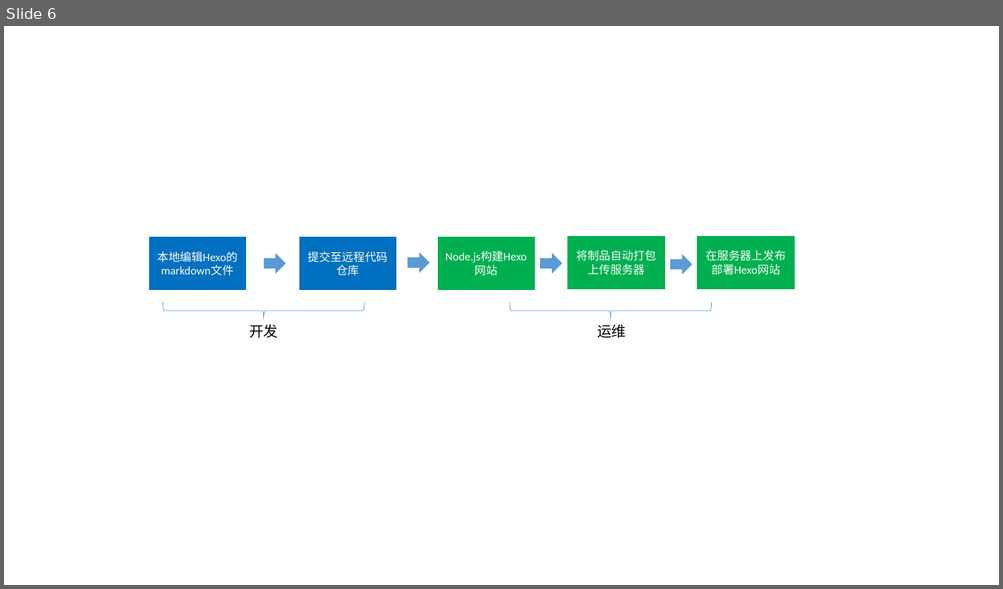
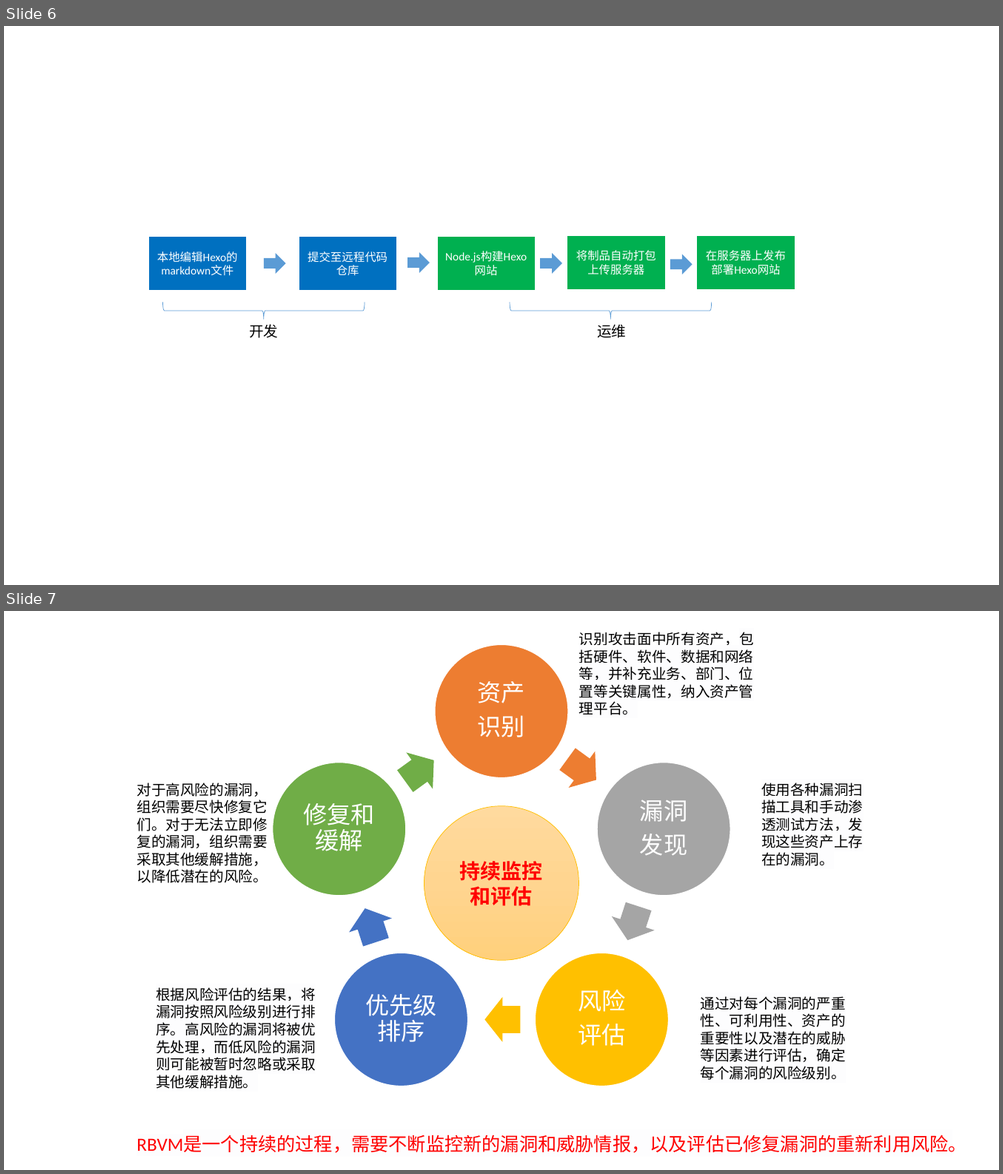
Before and after one commit to xiejava1018/xiejavaimagesrc, a slide deck: images/2024/画图.pptx. Shown one above the other, each under a label of ours: slide 6 before the commit, slides 6 and 7 after it. The pictures are 1003x589 and 1003x1174 pixels, drawn with LibreOffice and Linux fonts; fonts in the diff are those of the drawing. Boxes give left, top, right and bottom in pixels: in the first picture for what was removed or moved away, otherwise in the second. Text is boxed around its words. In the diff, an @@ line names an element or a change of style, - is before the commit and + after.

```diff
--- a/images/2024/画图.pptx
+++ b/images/2024/画图.pptx
@@ slide 7 added at (4,611,999,1170), background #FFFFFF @@
@@ text added at (579,632,754,715), 14 pt, text #000000 @@
+识别攻击面中所有资产，包括硬件、软件、数据和网络等，并补充业务、部门、位置等关键属性，纳入资产管理平台。
@@ group added at (273,644,731,1087): 5 ellipses, 5 texts, 5 right arrows @@
+资产
+识别
+漏洞
+发现
+风险
+评估
+优先级排序
+修复和缓解
@@ text added at (136,783,267,883), 14 pt, text #000000 @@
+对于高风险的漏洞，组织需要尽快修复它们。对于无法立即修复的漏洞，组织需要采取其他缓解措施，以降低潜在的风险。
@@ text added at (761,783,862,866), 14 pt, text #000000 @@
+使用各种漏洞扫描工具和手动渗透测试方法，发现这些资产上存在的漏洞。
@@ ellipse added at (424,806,578,961), fill gradient #FFDB9E to #FFD590 to #FFD07C, outline #FFC000 0.5 pt, 20 pt, text #FF0000, bold @@
+持续监控和评估
@@ text added at (156,988,316,1089), 14 pt, text #000000 @@
+根据风险评估的结果，将漏洞按照风险级别进行排序。高风险的漏洞将被优先处理，而低风险的漏洞则可能被暂时忽略或采取其他缓解措施。
@@ text added at (700,997,845,1080), 14 pt, text #000000 @@
+通过对每个漏洞的严重性、可利用性、资产的重要性以及潜在的威胁等因素进行评估，确定每个漏洞的风险级别。
@@ text added at (136,1136,966,1153), 18 pt, text #FF0000 @@
+RBVM是一个持续的过程，需要不断监控新的漏洞和威胁情报，以及评估已修复漏洞的重新利用风险。
```
Also in this commit, not shown: 1 other file.
